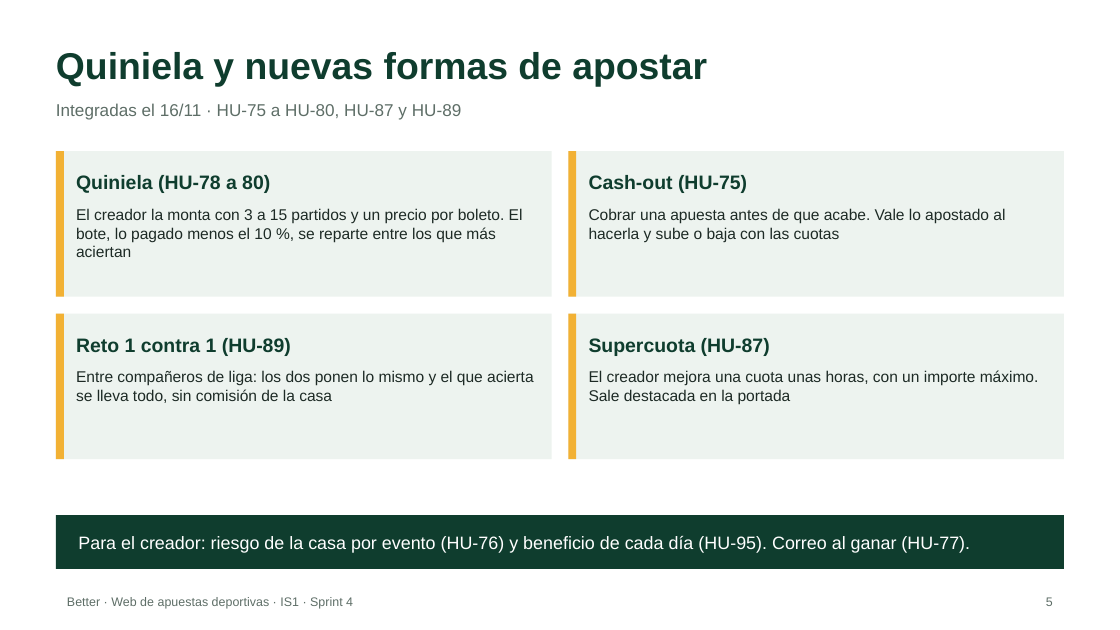
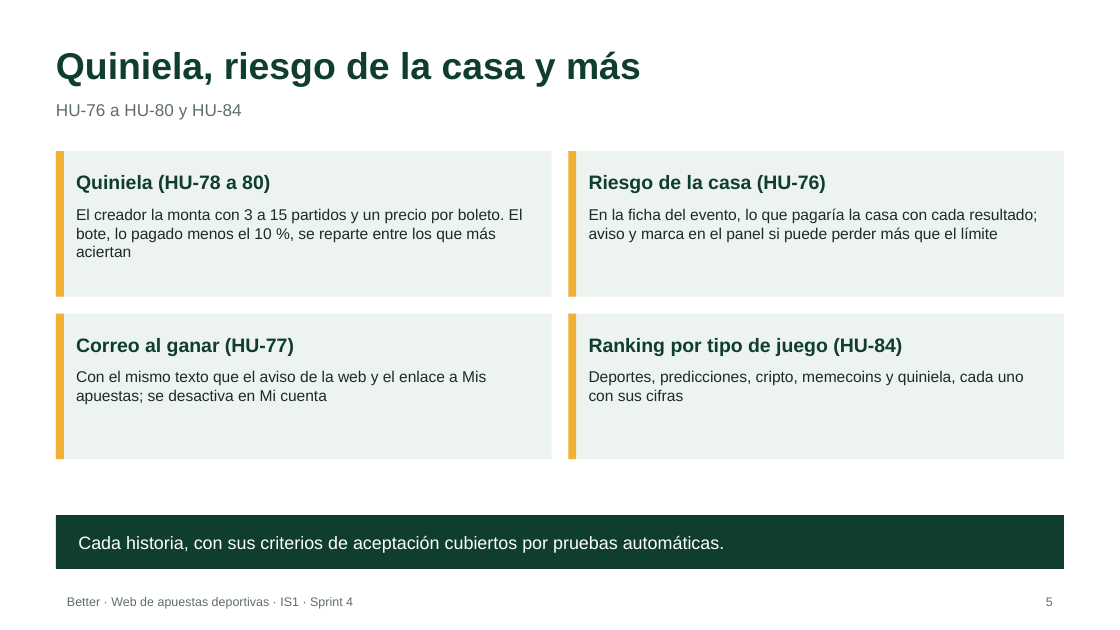
Before and after one commit to riverri/IS1, a slide deck: slide 5 of docs/presentaciones/Better_Sprint_4.pptx. Drawn at 1120x630 pixels with LibreOffice and Linux fonts; fonts in the diff are those of the drawing. Boxes give left, top, right and bottom in pixels: in the first picture for what was removed or moved away, otherwise in the second. Text is boxed around its words. In the diff, an @@ line names an element or a change of style, - is before the commit and + after.

```diff
--- a/docs/presentaciones/Better_Sprint_4.pptx
+++ b/docs/presentaciones/Better_Sprint_4.pptx
@@ text at box(56, 51, 641, 87): text changed @@
-Quiniela y nuevas formas de apostar
+Quiniela, riesgo de la casa y más
@@ text at box(56, 104, 241, 120): text changed @@
-Integradas el 16/11 · HU-75 a HU-80, HU-87 y HU-89
+HU-76 a HU-80 y HU-84
@@ text at box(589, 175, 826, 193): text changed @@
-Cash-out (HU-75)
+Riesgo de la casa (HU-76)
@@ text at box(589, 208, 1037, 242): text changed @@
-Cobrar una apuesta antes de que acabe. Vale lo apostado al hacerla y sube o baja con las cuotas
+En la ficha del evento, lo que pagaría la casa con cada resultado; aviso y marca en el panel si puede perder más que el límite
@@ text at box(76, 338, 294, 356): text changed @@
-Reto 1 contra 1 (HU-89)
+Correo al ganar (HU-77)
@@ text at box(589, 338, 902, 356): text changed @@
-Supercuota (HU-87)
+Ranking por tipo de juego (HU-84)
@@ text at box(76, 370, 486, 405): text changed @@
-Entre compañeros de liga: los dos ponen lo mismo y el que acierta se lleva todo, sin comisión de la casa
+Con el mismo texto que el aviso de la web y el enlace a Mis apuestas; se desactiva en Mi cuenta
@@ text at box(589, 370, 1024, 401): text changed @@
-El creador mejora una cuota unas horas, con un importe máximo. Sale destacada en la portada
+Deportes, predicciones, cripto, memecoins y quiniela, cada uno con sus cifras
@@ text at box(78, 535, 725, 553): text changed @@
-Para el creador: riesgo de la casa por evento (HU-76) y beneficio de cada día (HU-95). Correo al ganar (HU-77).
+Cada historia, con sus criterios de aceptación cubiertos por pruebas automáticas.
```
Also in this commit, not shown: 9 other slides changed, 1 slide removed, 3 other files.
